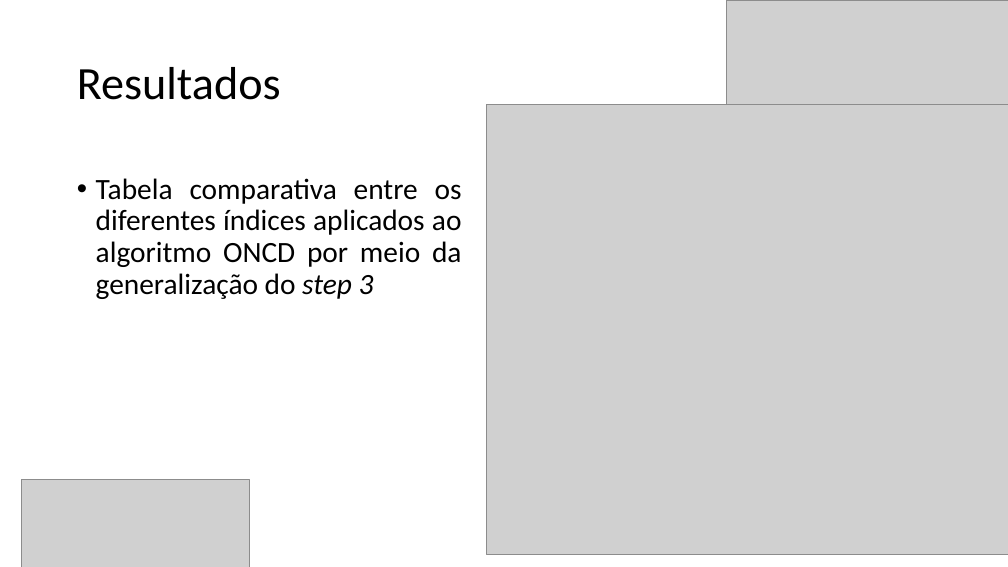
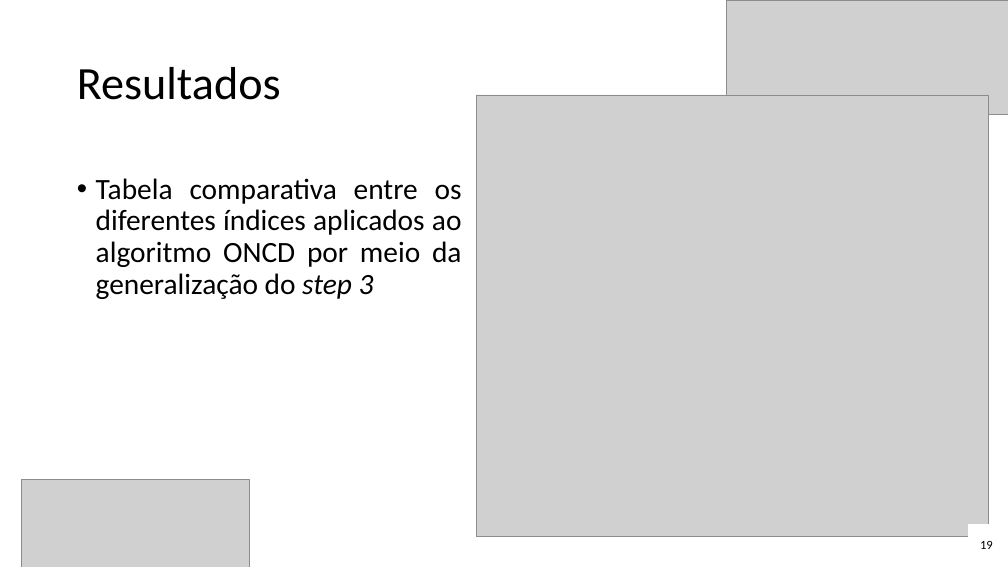
Before and after one commit to Marcio-Salmazo/PRT_Agrupamento, a slide deck: slide 18 of Seminario/Optimal Clusters V2.pptx (slide 19 before the commit). Drawn at 1008x567 pixels with LibreOffice and Linux fonts; fonts in the diff are those of the drawing; grey boxes stand for pictures. Boxes give left, top, right and bottom in pixels: in the first picture for what was removed or moved away, otherwise in the second. Text is boxed around its words. In the diff, an @@ line names an element or a change of style, - is before the commit and + after.

```diff
--- a/Seminario/Optimal Clusters V2.pptx
+++ b/Seminario/Optimal Clusters V2.pptx
@@ picture resized from (x1=487, y1=105, x2=1008, y2=555) to (x1=476, y1=95, x2=989, y2=537) @@
@@ rectangle added at (x1=969, y1=525, x2=1005, y2=565), fill #FFFFFF, outline #FFFFFF 1 pt, 12 pt, text #000000 @@
+19
```
Also in this commit, not shown: 24 other slides changed, 1 slide removed, 1 other file.
